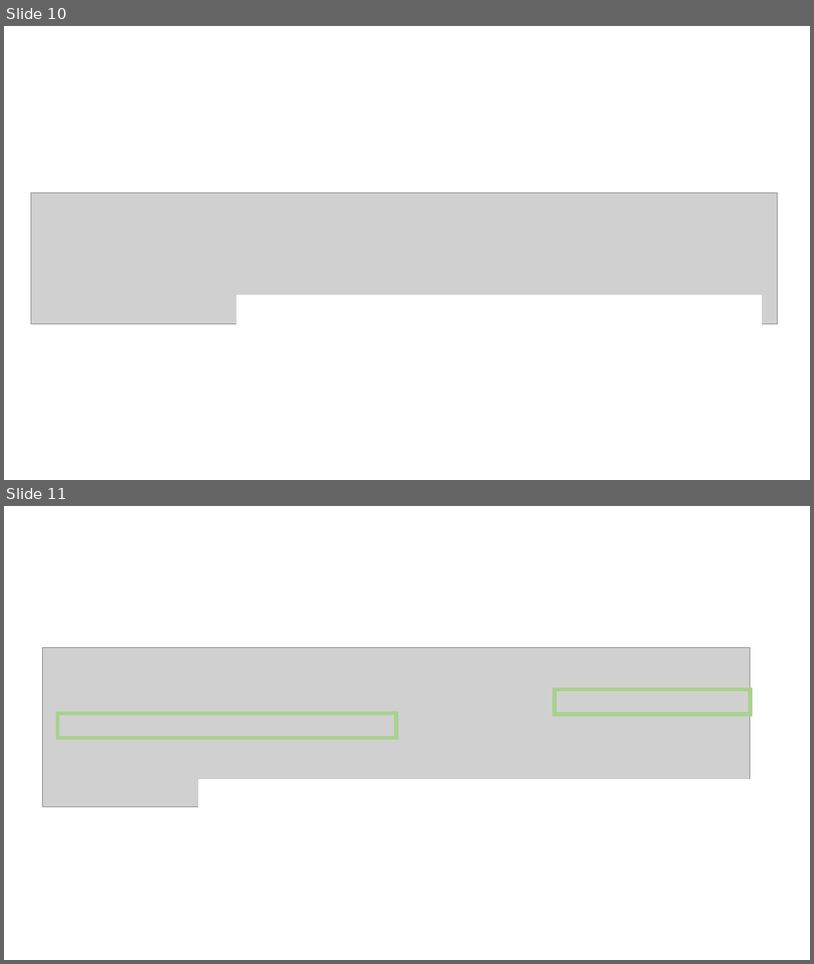
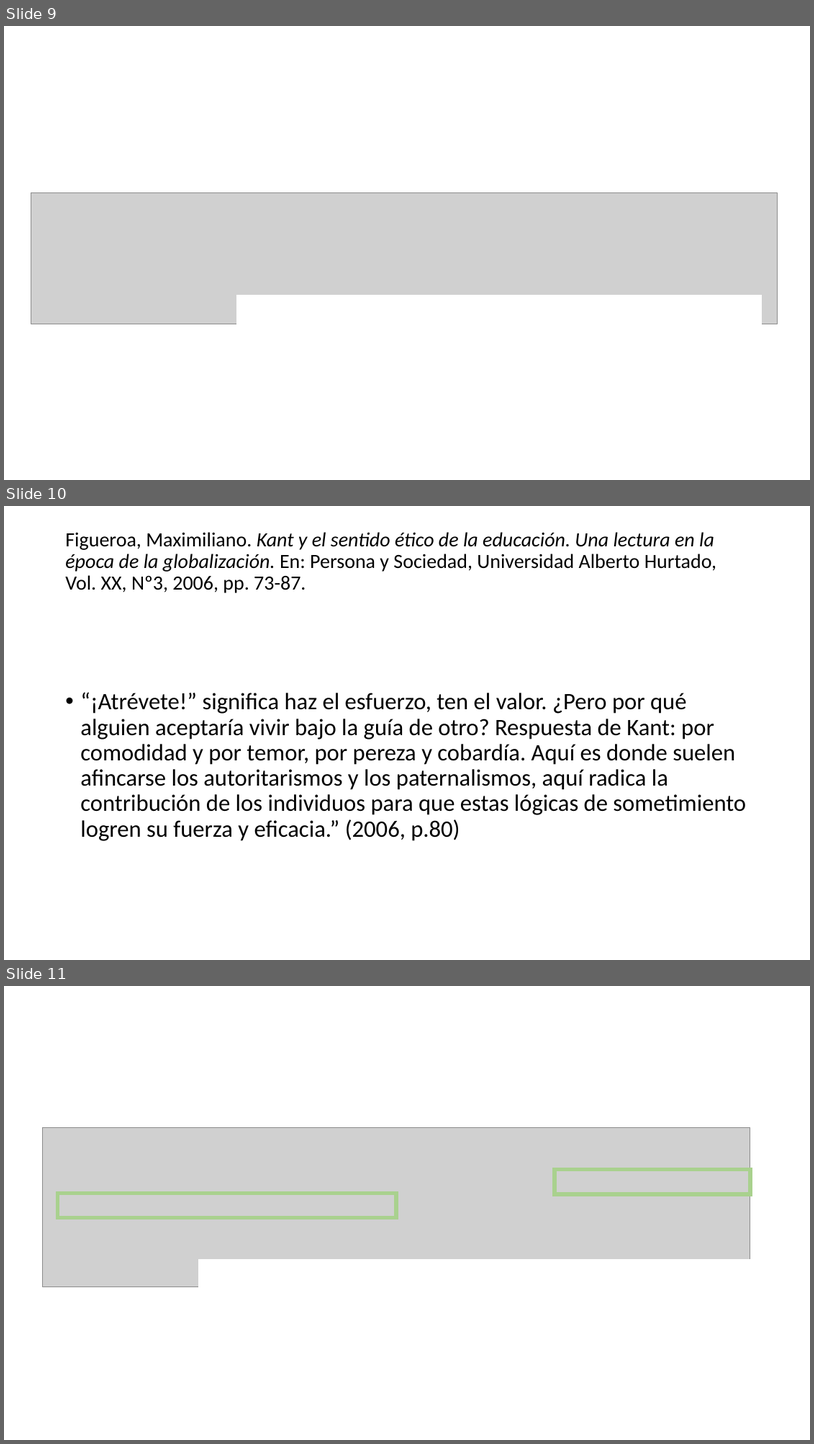
Before and after one commit to zaboltar/zaboltar.github.io, a slide deck: assets uarm/2023 1 UarmPCrit/Kant - ilustracion proyecto critico educacion.pptx. Shown one above the other, each under a label of ours: slides 10 and 11 before the commit, slides 9, 10 and 11 after it. The pictures are 814x964 and 814x1444 pixels, drawn with LibreOffice and Linux fonts; fonts in the diff are those of the drawing; grey boxes stand for pictures. Boxes give left, top, right and bottom in pixels: in the first picture for what was removed or moved away, otherwise in the second. Text is boxed around its words. In the diff, an @@ line names an element or a change of style, - is before the commit and + after.

```diff
--- a/assets uarm/2023 1 UarmPCrit/Kant - ilustracion proyecto critico educacion.pptx
+++ b/assets uarm/2023 1 UarmPCrit/Kant - ilustracion proyecto critico educacion.pptx
@@ slide 10 added at [4,506,810,960], background #FFFFFF @@
@@ title added at [65,532,717,593], 24 pt, text #000000 @@
+Figueroa, Maximiliano. Kant y el sentido ético de la educación. Una lectura en la época de la globalización. En: Persona y Sociedad, Universidad Alberto Hurtado, Vol. XX, Nº3, 2006, pp. 73-87.
@@ text added at [80,692,746,841], 28 pt, text #000000 @@
+• “¡Atrévete!” significa haz el esfuerzo, ten el valor. ¿Pero por qué alguien aceptaría vivir bajo la guía de otro? Respuesta de Kant: por comodidad y por temor, por pereza y cobardía. Aquí es donde suelen afincarse los autoritarismos y los paternalismos, aquí radica la contribución de los individuos para que estas lógicas de sometimiento logren su fuerza y eficacia.” (2006, p.80)
@@ what was slide 10 is now slide 9 @@
```
Also in this commit, not shown: 1 slide changed, 12 other slides added, 3 slides removed, 9 other files.
